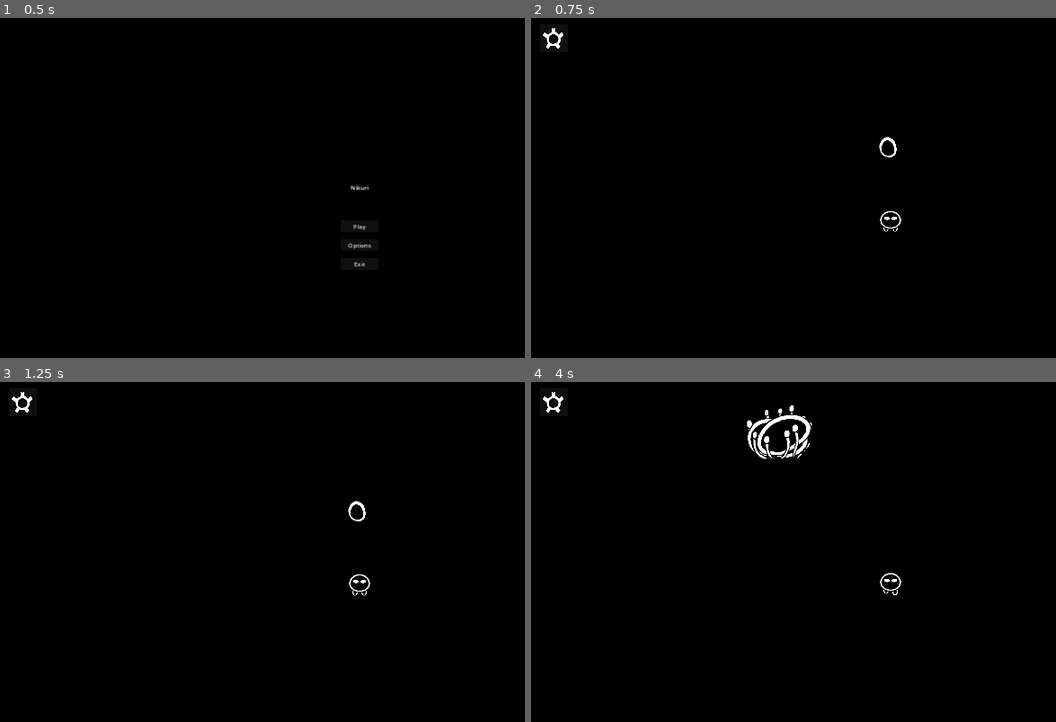
Above: before the commit, frames 1-4 (two rows, left to right).
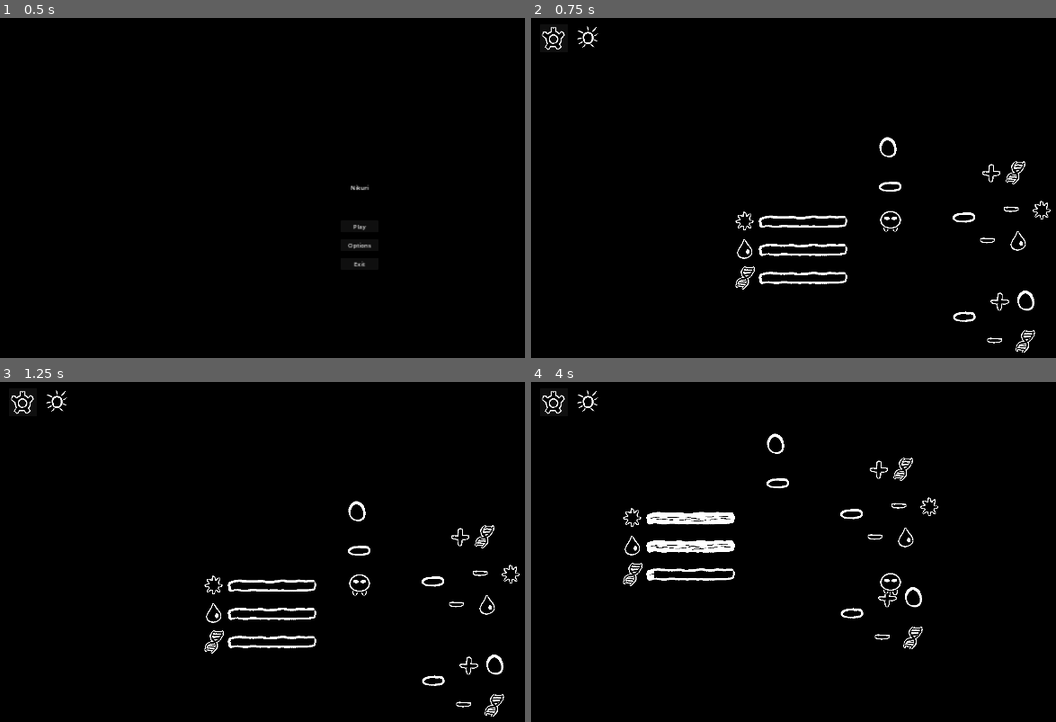
Above: after the commit, the same moments.

Repository: ondhan/nikuri
Game: Godot game, scene res://main_menu/main_menu.tscn
Same seed, same stepped clock (60 frames per second), same inputs: the game is played once before the commit and once after it.
Inputs (mouse positions are in pixels of both pictures, inside the frame that each line leads up to):
- Up to frame 1 (0.5 s): no input
- Up to frame 2 (0.75 s): click "Play" at 0.5 s
- Up to frame 3 (1.25 s): no input
- Up to frame 4 (4 s): click (552, 402) at 1.25 s; click "Resume" at 2 s; tap Enter (ui_accept) at 2.75, 3.02, 3.05, 3.32, 3.6, 3.77 s; move the mouse to (888, 586) at 2.77 s; hold D (move_right) 2.78-3.53 s; hold E (TEST, bound only after the commit) 2.78-3.53 s; click (888, 586) at 2.92 s; move the mouse to (746, 603) at 3.52 s; hold S (move_down) from 3.53 s (still down); tap E (TEST, bound only after the commit) at 3.8 s

Frame 1 is identical in both runs. In frame 2, 2.0% of the frame differs, in the area x 2-99%, y 2-99%; in frame 3, 2.0%; in frame 4, 3.3%, in the area x 2-78%, y 2-79%.

Commit message:
Update 14 - hive and sun
- added sun, water, biomass resources - code, icons
- added hive menu that appears when player interacts with a hive
- known bug - after upgrading hive once all three resource bars stop showing correct values

Diff:
--- a/game_screen/game_screen.gd
+++ b/game_screen/game_screen.gd
@@ -1,6 +1,11 @@
 extends Node2D
 
+
 var time = "day"
+
+
+func _ready() -> void:
+	_set_time()
 
 
 # Called every frame. 'delta' is the elapsed time since the previous frame.
@@ -31,14 +36,19 @@
 
 
 # changes day to night once timer stops
-func _on_timer_timeout() -> void:
+func _on_day_cycle_timer_timeout() -> void:
 	if time == "day":
-		print("switching to night")
+		#print("switching to night")
 		time = "night"
 		$Camera/CanvasLayer/DayIcon.hide()
 		$Camera/CanvasLayer/NightIcon.show()
 	else:
-		print("switching to day")
+		#print("switching to day")
 		time = "day"
 		$Camera/CanvasLayer/DayIcon.show()
 		$Camera/CanvasLayer/NightIcon.hide()
+
+
+func _on_seconds_timer_timeout() -> void:
+	if time == "day":
+		$MainHive._resource_counter_change("sun", 0.5)
--- a/game_screen/game_screen.tscn
+++ b/game_screen/game_screen.tscn
@@ -7,6 +7,7 @@
 [ext_resource type="Script" path="res://game_screen/main_hive.gd" id="2_vcyq3"]
 [ext_resource type="Texture2D" uid="uid://rw7ryhdw8qm2" path="res://assets/nikuri/idle_n_1.png" id="3_3xhl5"]
 [ext_resource type="Texture2D" uid="uid://dtvup02g43klp" path="res://assets/buildings/main_hive/main_hive_2_1.png" id="3_evuny"]
+[ext_resource type="Texture2D" uid="uid://chmaqqujlm4si" path="res://assets/icons/icon_interact_cycle.png" id="3_svlki"]
 [ext_resource type="Texture2D" uid="uid://e483wpd61u3f" path="res://assets/nikuri/idle_n_2.png" id="4_rd3nm"]
 [ext_resource type="Texture2D" uid="uid://dbpt7vpoc7anw" path="res://assets/buildings/main_hive/main_hive_2_2.png" id="4_ysggw"]
 [ext_resource type="Texture2D" uid="uid://bxhuur60ds3j4" path="res://assets/nikuri/idle_n_3.png" id="5_026x7"]
@@ -27,18 +28,26 @@
 [ext_resource type="Texture2D" uid="uid://bp73xhmugoso7" path="res://assets/nikuri/idle_s_3.png" id="13_j6xjy"]
 [ext_resource type="Texture2D" uid="uid://bpjwfbb4d6e5j" path="res://assets/nikuri/idle_s_4.png" id="14_1erwv"]
 [ext_resource type="Texture2D" uid="uid://evg8vxxr428f" path="res://assets/nikuri/idle_e_1.png" id="14_hyp0o"]
+[ext_resource type="Texture2D" uid="uid://bcamptfd4omih" path="res://assets/bars/bar_under.png" id="14_ykafg"]
+[ext_resource type="Texture2D" uid="uid://cuoaxuruee14q" path="res://assets/bars/bar_border.png" id="15_0rmaj"]
 [ext_resource type="Texture2D" uid="uid://d68f7koutrdd" path="res://assets/nikuri/idle_e_2.png" id="15_3uwvc"]
 [ext_resource type="Texture2D" uid="uid://bexsh6i3ocw6p" path="res://assets/nikuri/idle_sw_1.png" id="15_bxj8h"]
+[ext_resource type="Texture2D" uid="uid://bddgox25djio2" path="res://assets/bars/bar_fill.png" id="16_0ii00"]
 [ext_resource type="Texture2D" uid="uid://ugyakockid2t" path="res://assets/nikuri/idle_e_3.png" id="16_3afv8"]
 [ext_resource type="Texture2D" uid="uid://dwmfbu0aar0m2" path="res://assets/nikuri/idle_sw_2.png" id="16_nx1gq"]
 [ext_resource type="Texture2D" uid="uid://s883sya612fg" path="res://assets/nikuri/idle_e_4.png" id="17_2bxhn"]
 [ext_resource type="Texture2D" uid="uid://cdv6m26aqsd4f" path="res://assets/nikuri/idle_sw_3.png" id="17_giwdr"]
+[ext_resource type="Texture2D" uid="uid://d7eo6p5rih0a" path="res://assets/icons/icon_sun.png" id="17_l8qtu"]
 [ext_resource type="Texture2D" uid="uid://dbgurl30p8ko3" path="res://assets/nikuri/idle_sw_4.png" id="18_vwvis"]
+[ext_resource type="Texture2D" uid="uid://dc28yu4o8e7ue" path="res://assets/icons/icon_water.png" id="18_xtp1l"]
 [ext_resource type="Texture2D" uid="uid://bddtlyetfpt8i" path="res://assets/nikuri/idle_w_1.png" id="19_aifxy"]
+[ext_resource type="Texture2D" uid="uid://cll5teoj1mjf8" path="res://assets/icons/icon_biomass.png" id="19_q544m"]
 [ext_resource type="Texture2D" uid="uid://02xawp3qpc82" path="res://assets/nikuri/idle_w_2.png" id="20_grweb"]
+[ext_resource type="Texture2D" uid="uid://bhrp4caa37uia" path="res://assets/icons/icon_plus.png" id="21_61u3r"]
 [ext_resource type="Texture2D" uid="uid://ddup8i47jdhjk" path="res://assets/nikuri/idle_w_3.png" id="21_lsslf"]
 [ext_resource type="Texture2D" uid="uid://m7n8cpkrkvs5" path="res://assets/nikuri/idle_w_4.png" id="22_l8mgp"]
 [ext_resource type="Texture2D" uid="uid://brvbj4ti6yex2" path="res://assets/nikuri/idle_ne_1.png" id="22_q5rem"]
+[ext_resource type="Texture2D" uid="uid://ddj235vt2871" path="res://assets/icons/icon_minus.png" id="22_umres"]
 [ext_resource type="Texture2D" uid="uid://dmywwmm7ga4l5" path="res://assets/nikuri/move_n_1.png" id="23_1ojna"]
 [ext_resource type="Texture2D" uid="uid://8h8w37gqpem2" path="res://assets/nikuri/idle_ne_2.png" id="23_qyqd2"]
 [ext_resource type="Texture2D" uid="uid://ccsajqyartfg0" path="res://assets/nikuri/move_n_2.png" id="24_cxk0r"]
@@ -81,12 +90,13 @@
 [ext_resource type="Texture2D" uid="uid://cbblsqbx5k2cx" path="res://assets/nikuri/move_se_2.png" id="67_lrd3u"]
 [ext_resource type="Texture2D" uid="uid://dv2efyt84elxo" path="res://assets/nikuri/move_se_3.png" id="68_eq6gm"]
 [ext_resource type="Texture2D" uid="uid://bkgafmtajgu3a" path="res://assets/nikuri/move_se_4.png" id="69_pp7rv"]
+[ext_resource type="Script" path="res://game_screen/resource_control.gd" id="82_2utfl"]
 
 [sub_resource type="WorldBoundaryShape2D" id="WorldBoundaryShape2D_y70dm"]
 
 [sub_resource type="CapsuleShape2D" id="CapsuleShape2D_n718v"]
-radius = 49.0
-height = 198.0
+radius = 18.0
+height = 66.0
 
 [sub_resource type="SpriteFrames" id="SpriteFrames_yppow"]
 animations = [{
@@ -509,13 +519,19 @@
 position = Vector2(0, -200)
 script = ExtResource("2_vcyq3")
 
-[node name="InteractArea" type="Area2D" parent="MainHive"]
-position = Vector2(-62, -1)
-
-[node name="CollisionShape2D" type="CollisionShape2D" parent="MainHive/InteractArea"]
-position = Vector2(65, 204)
+[node name="HiveInteractArea" type="Area2D" parent="MainHive"]
+position = Vector2(-65, 0)
+collision_layer = 2
+collision_mask = 2
+
+[node name="CollisionShape2D" type="CollisionShape2D" parent="MainHive/HiveInteractArea"]
+position = Vector2(65, 261)
 rotation = 1.5708
 shape = SubResource("CapsuleShape2D_n718v")
+
+[node name="Sprite2D" type="Sprite2D" parent="MainHive/HiveInteractArea"]
+position = Vector2(64, 258)
+texture = ExtResource("3_svlki")
 
 [node name="Phase1" type="StaticBody2D" parent="MainHive"]
 
@@ -564,8 +580,126 @@
 position = Vector2(4, 120)
 shape = SubResource("CapsuleShape2D_rn5fc")
 
+[node name="ResourceControl" type="Control" parent="MainHive"]
+layout_mode = 3
+anchors_preset = 0
+offset_left = -107.0
+offset_top = -22.0
+offset_right = -67.0
+offset_bottom = 18.0
+script = ExtResource("82_2utfl")
+
+[node name="SunProgressBar" type="TextureProgressBar" parent="MainHive/ResourceControl"]
+offset_left = -250.0
+offset_top = 350.0
+offset_bottom = 400.0
+texture_under = ExtResource("14_ykafg")
+texture_over = ExtResource("15_0rmaj")
+texture_progress = ExtResource("16_0ii00")
+tint_under = Color(0, 0, 0, 1)
+
+[node name="SunIcon" type="Sprite2D" parent="MainHive/ResourceControl/SunProgressBar"]
+position = Vector2(-31, 23)
+texture = ExtResource("17_l8qtu")
+
+[node name="WaterProgressBar" type="TextureProgressBar" parent="MainHive/ResourceControl"]
+offset_left = -250.0
+offset_top = 425.0
+offset_bottom = 475.0
+texture_under = ExtResource("14_ykafg")
+texture_over = ExtResource("15_0rmaj")
+texture_progress = ExtResource("16_0ii00")
+tint_under = Color(0, 0, 0, 1)
+
+[node name="WaterIcon" type="Sprite2D" parent="MainHive/ResourceControl/WaterProgressBar"]
+position = Vector2(-33, 23)
+texture = ExtResource("18_xtp1l")
+
+[node name="BiomassProgressBar" type="TextureProgressBar" parent="MainHive/ResourceControl"]
+offset_left = -250.0
+offset_top = 500.0
+offset_bottom = 550.0
+texture_under = ExtResource("14_ykafg")
+texture_over = ExtResource("15_0rmaj")
+texture_progress = ExtResource("16_0ii00")
+tint_under = Color(0, 0, 0, 1)
+
+[node name="BiomassIcon" type="Sprite2D" parent="MainHive/ResourceControl/BiomassProgressBar"]
+position = Vector2(-30, 24)
+texture = ExtResource("19_q544m")
+
+[node name="BiomassInteractArea" type="Area2D" parent="MainHive/ResourceControl"]
+position = Vector2(239, 104)
+collision_layer = 2
+collision_mask = 2
+
+[node name="CollisionShape2D" type="CollisionShape2D" parent="MainHive/ResourceControl/BiomassInteractArea"]
+position = Vector2(65, 261)
+rotation = 1.5708
+shape = SubResource("CapsuleShape2D_n718v")
+
+[node name="Sprite2D" type="Sprite2D" parent="MainHive/ResourceControl/BiomassInteractArea"]
+position = Vector2(64, 258)
+texture = ExtResource("3_svlki")
+
+[node name="Sprite2D2" type="Sprite2D" parent="MainHive/ResourceControl/BiomassInteractArea"]
+position = Vector2(203, 140)
+texture = ExtResource("19_q544m")
+
+[node name="Sprite2D3" type="Sprite2D" parent="MainHive/ResourceControl/BiomassInteractArea"]
+position = Vector2(137, 145)
+texture = ExtResource("21_61u3r")
+
+[node name="Sprite2D4" type="Sprite2D" parent="MainHive/ResourceControl/BiomassInteractArea"]
+position = Vector2(190, 241)
+texture = ExtResource("22_umres")
+
+[node name="Sprite2D5" type="Sprite2D" parent="MainHive/ResourceControl/BiomassInteractArea"]
+position = Vector2(273, 240)
+texture = ExtResource("17_l8qtu")
+
+[node name="Sprite2D6" type="Sprite2D" parent="MainHive/ResourceControl/BiomassInteractArea"]
+position = Vector2(127, 324)
+texture = ExtResource("22_umres")
+
+[node name="Sprite2D7" type="Sprite2D" parent="MainHive/ResourceControl/BiomassInteractArea"]
+position = Vector2(208, 322)
+texture = ExtResource("18_xtp1l")
+
+[node name="HiveGrowInteractArea" type="Area2D" parent="MainHive/ResourceControl"]
+position = Vector2(240, 369)
+collision_layer = 2
+collision_mask = 2
+
+[node name="CollisionShape2D" type="CollisionShape2D" parent="MainHive/ResourceControl/HiveGrowInteractArea"]
+position = Vector2(65, 261)
+rotation = 1.5708
+shape = SubResource("CapsuleShape2D_n718v")
+
+[node name="Sprite2D" type="Sprite2D" parent="MainHive/ResourceControl/HiveGrowInteractArea"]
+position = Vector2(64, 258)
+texture = ExtResource("3_svlki")
+
+[node name="Sprite2D2" type="Sprite2D" parent="MainHive/ResourceControl/HiveGrowInteractArea"]
+position = Vector2(235, 62)
+texture = ExtResource("2_sqehh")
+
+[node name="Sprite2D3" type="Sprite2D" parent="MainHive/ResourceControl/HiveGrowInteractArea"]
+position = Vector2(159, 223)
+texture = ExtResource("21_61u3r")
+
+[node name="Sprite2D4" type="Sprite2D" parent="MainHive/ResourceControl/HiveGrowInteractArea"]
+position = Vector2(145, 326)
+texture = ExtResource("22_umres")
+
+[node name="Sprite2D5" type="Sprite2D" parent="MainHive/ResourceControl/HiveGrowInteractArea"]
+position = Vector2(228, 325)
+texture = ExtResource("19_q544m")
+
 [node name="Player" type="CharacterBody2D" parent="."]
 position = Vector2(0, 150)
+collision_layer = 3
+collision_mask = 3
 script = ExtResource("2_2qj2a")
 metadata/_edit_group_ = true
 
@@ -591,9 +725,12 @@
 
 [node name="CanvasLayer" type="CanvasLayer" parent="Camera"]
 
-[node name="Timer" type="Timer" parent="Camera/CanvasLayer"]
+[node name="DayCycleTimer" type="Timer" parent="Camera/CanvasLayer"]
 process_callback = 0
-wait_time = 5.0
+wait_time = 180.0
+autostart = true
+
+[node name="SecondsTimer" type="Timer" parent="Camera/CanvasLayer"]
 autostart = true
 
 [node name="DayIcon" type="Sprite2D" parent="Camera/CanvasLayer"]
@@ -680,10 +817,15 @@
 grow_vertical = 2
 text = "Exit"
 
-[connection signal="body_entered" from="MainHive/InteractArea" to="MainHive" method="_on_interact_area_body_entered"]
-[connection signal="body_exited" from="MainHive/InteractArea" to="MainHive" method="_on_interact_area_body_exited"]
+[connection signal="body_entered" from="MainHive/HiveInteractArea" to="MainHive" method="_on_interact_area_body_entered"]
+[connection signal="body_exited" from="MainHive/HiveInteractArea" to="MainHive" method="_on_interact_area_body_exited"]
+[connection signal="body_entered" from="MainHive/ResourceControl/BiomassInteractArea" to="MainHive" method="_on_biomass_interact_area_body_entered"]
+[connection signal="body_exited" from="MainHive/ResourceControl/BiomassInteractArea" to="MainHive" method="_on_biomass_interact_area_body_exited"]
+[connection signal="body_entered" from="MainHive/ResourceControl/HiveGrowInteractArea" to="MainHive" method="_on_hive_grow_interact_area_body_entered"]
+[connection signal="body_exited" from="MainHive/ResourceControl/HiveGrowInteractArea" to="MainHive" method="_on_hive_grow_interact_area_body_exited"]
 [connection signal="input_event" from="Player" to="MainHive" method="_on_player_input_event"]
-[connection signal="timeout" from="Camera/CanvasLayer/Timer" to="." method="_on_timer_timeout"]
+[connection signal="timeout" from="Camera/CanvasLayer/DayCycleTimer" to="." method="_on_day_cycle_timer_timeout"]
+[connection signal="timeout" from="Camera/CanvasLayer/SecondsTimer" to="." method="_on_seconds_timer_timeout"]
 [connection signal="pressed" from="Camera/CanvasLayer/PauseButton" to="." method="_on_pause_button_pressed"]
 [connection signal="pressed" from="Camera/CanvasLayer/PauseScreen/ResumeButton" to="Camera/CanvasLayer/PauseScreen" method="_on_resume_button_pressed"]
 [connection signal="pressed" from="Camera/CanvasLayer/PauseScreen/MainMenuButton" to="Camera/CanvasLayer/PauseScreen" method="_on_main_menu_button_pressed"]
--- a/game_screen/main_hive.gd
+++ b/game_screen/main_hive.gd
@@ -1,17 +1,65 @@
 extends Node2D
+
+
+class_name MainHive
+
 
 # indicates base phase
 var current_phase = 1
-var can_interact = false
+var can_interact_hive = false
+var can_interact_biomass = false
+var can_interact_upgrade = false
+var currentSun = 0;
+var maxSun = 100;
+var currentWater = 0;
+var maxWater = 100;
+var currentBiomass = 0;
+var maxBiomass = 100;
 
 
 # Called when the node enters the scene tree for the first time.
 func _ready() -> void:
 	_phase_setter()
 
+
+# manages player input
 func _input(event):
-	if event.is_action_pressed("ui_accept") and can_interact == true:
-		_upgrade_hive()
+	# main hive upgrade menu
+	if event.is_action_pressed("ui_accept") and can_interact_hive == true:
+		print("hive menu opened")
+		if $ResourceControl.is_visible() == true:
+			$ResourceControl.hide()
+		else:
+			$ResourceControl.show()
+	# buy biomass
+	if event.is_action_pressed("ui_accept") and can_interact_biomass == true:
+		if currentSun >= 30 and currentWater >= 20 and currentBiomass < maxBiomass:
+			print("biomass bought")
+			_resource_counter_change("sun", -30)
+			_resource_counter_change("water",-20)
+			_resource_counter_change("biomass", 10)
+	# upgrade hive
+	if event.is_action_pressed("ui_accept") and can_interact_upgrade == true:
+		if current_phase == 1 and currentBiomass == maxBiomass:
+			_resource_counter_change("biomass", -100)
+			_upgrade_hive()
+			print("hive upgraded")
+		elif current_phase == 2 and currentBiomass == maxBiomass:
+			_resource_counter_change("biomass", -250)
+			_upgrade_hive()
+			print("hive upgraded")
+		elif current_phase == 3 and currentBiomass == maxBiomass:
+			_resource_counter_change("biomass", -400)
+			_upgrade_hive()
+			print("hive upgraded")
+	if event.is_action_pressed("TEST"):
+			_resource_counter_change("sun", 100)
+			_resource_counter_change("water", 100)
+			#_resource_counter_change("biomass", 100)
+			print("current sun ", currentSun)
+			print("current water ", currentWater)
+			print("current biomass ", currentBiomass)
+			print("current phase ", current_phase)
 
 # Called every frame. 'delta' is the elapsed time since the previous frame.
 func _process(delta: float) -> void:
@@ -27,22 +75,39 @@
 		$Phase1/AnimatedSprite2D.animation = "phase_1"
 		$Phase1/AnimatedSprite2D.play()
 		hive.show()
+		maxBiomass = 100
+		maxSun = 100
+		maxWater = 100
 	elif current_phase == 2:
 		hive = get_node("Phase2")
 		$Phase2/AnimatedSprite2D.animation = "phase_2"
 		$Phase2/AnimatedSprite2D.play()
 		hive.show()
+		maxBiomass = 250
+		maxSun = 300
+		maxWater = 300
 	elif current_phase == 3:
 		hive = get_node("Phase3")
 		$Phase2/AnimatedSprite2D.animation = "phase_3"
 		$Phase2/AnimatedSprite2D.play()
 		hive.show()
+		maxBiomass = 400
+		maxSun = 600
+		maxWater = 600
 	elif current_phase == 4:
 		hive = get_node("Phase4")
 		$Phase2/AnimatedSprite2D.animation = "phase_4"
 		$Phase2/AnimatedSprite2D.play()
 		hive.show()
-
+		maxBiomass = 550
+		maxSun = 1000
+		maxWater = 1000
+	var sunBarProgress = (maxSun/100) * currentSun
+	$ResourceControl.set_sun_value(sunBarProgress)
+	var waterBarProgress = (maxWater/100) * currentWater
+	$ResourceControl.set_water_value(waterBarProgress)
+	var biomassBarProgress = (maxBiomass/100) * currentBiomass
+	$ResourceControl.set_biomass_value(biomassBarProgress)
 
 # upgrades hive and calls the _phase_setter()
 func _upgrade_hive() -> void:
@@ -51,11 +116,55 @@
 		_phase_setter()
 
 
+# detects player in range
 func _on_interact_area_body_entered(body: Node2D) -> void:
 	print("hive interaction enabled")
-	can_interact = true
+	can_interact_hive = true
 
 
+# detects player no longer in range
 func _on_interact_area_body_exited(body: Node2D) -> void:
 	print("hive interaction disabled")
-	can_interact = false
+	can_interact_hive = false
+
+
+# changes resource count
+func _resource_counter_change(resource, change):
+	if resource == "sun":
+		currentSun += change
+		if currentSun > maxSun:
+			currentSun = maxSun
+		var sunBarProgress = (maxSun/100) * currentSun
+		$ResourceControl.set_sun_value(sunBarProgress)
+	if resource == "water":
+		currentWater += change
+		if currentWater > maxWater:
+			currentWater = maxWater
+		var waterBarProgress = (maxWater/100) * currentWater
+		$ResourceControl.set_water_value(waterBarProgress)
+	if resource == "biomass":
+		currentBiomass += change
+		if currentBiomass > maxBiomass:
+			currentBiomass = maxBiomass
+		var biomassBarProgress = (maxBiomass/100) * currentBiomass
+		$ResourceControl.set_biomass_value(biomassBarProgress)
+
+
+func _on_biomass_interact_area_body_entered(body: Node2D) -> void:
+	can_interact_biomass = true
+	print("biomass upgrade enabled")
+
+
+func _on_biomass_interact_area_body_exited(body: Node2D) -> void:
+	can_interact_biomass = false
+	print("biomass upgrade disabled")
+
+
+func _on_hive_grow_interact_area_body_entered(body: Node2D) -> void:
+	can_interact_upgrade = true
+	print("hive upgrade enabled")
+
+
+func _on_hive_grow_interact_area_body_exited(body: Node2D) -> void:
+	can_interact_upgrade = false
+	print("hive upgrade disabled")
--- a/game_screen/player.gd
+++ b/game_screen/player.gd
@@ -31,28 +31,28 @@
 		$AnimatedSprite2D.play()
 	else:
 		if last_move_anim == "e":
-			print("idling east")
+			#print("idling east")
 			$AnimatedSprite2D.animation = "idle_e"
 		elif last_move_anim == "ne":
-			print("idling northeast")
+			#print("idling northeast")
 			$AnimatedSprite2D.animation = "idle_ne"
 		elif last_move_anim == "se":
-			print("idling southeast")
+			#print("idling southeast")
 			$AnimatedSprite2D.animation = "idle_se"
 		elif last_move_anim == "w":
-			print("idling west")
+			#print("idling west")
 			$AnimatedSprite2D.animation = "idle_w"
 		elif last_move_anim == "nw":
-			print("idling northwest")
+			#print("idling northwest")
 			$AnimatedSprite2D.animation = "idle_nw"
 		elif last_move_anim == "sw":
-			print("idling southwest")
+			#print("idling southwest")
 			$AnimatedSprite2D.animation = "idle_sw"
 		elif last_move_anim == "s":
-			print("idling south")
+			#print("idling south")
 			$AnimatedSprite2D.animation = "idle_s"
 		elif last_move_anim == "n":
-			print("idling north")
+			#print("idling north")
 			$AnimatedSprite2D.animation = "idle_n"
 
 	# changes player position
@@ -61,37 +61,37 @@
 	# sets movement animation
 	if velocity.x != 0 and velocity.y == 0:
 		if Input.is_action_pressed("move_right"):
-			print("moving east")
+			#print("moving east")
 			$AnimatedSprite2D.animation = "move_e"
 			last_move_anim = "e"
 		if Input.is_action_pressed("move_left"):
-			print("moving west")
+			#print("moving west")
 			$AnimatedSprite2D.animation = "move_w"
 			last_move_anim = "w"
 	elif velocity.x == 0 and velocity.y != 0:
 		if Input.is_action_pressed("move_down"):
-			print("moving south")
+			#print("moving south")
 			$AnimatedSprite2D.animation = "move_s"
 			last_move_anim = "s"
 		if Input.is_action_pressed("move_up"):
-			print("moving north")
+			#print("moving north")
 			$AnimatedSprite2D.animation = "move_n"
 			last_move_anim = "n"
 	elif velocity.x != 0 and velocity.y != 0:
 		if Input.is_action_pressed("move_down") and Input.is_action_pressed("move_left"):
-			print("moving southwest")
+			#print("moving southwest")
 			$AnimatedSprite2D.animation = "move_sw"
 			last_move_anim = "sw"
 		if Input.is_action_pressed("move_down") and Input.is_action_pressed("move_right"):
-			print("moving southeast")
+			#print("moving southeast")
 			$AnimatedSprite2D.animation = "move_se"
 			last_move_anim = "se"
 		if Input.is_action_pressed("move_up") and Input.is_action_pressed("move_left"):
-			print("moving northwest")
+			#print("moving northwest")
 			$AnimatedSprite2D.animation = "move_nw"
 			last_move_anim = "nw"
 		if Input.is_action_pressed("move_up") and Input.is_action_pressed("move_right"):
-			print("moving northeast")
+			#print("moving northeast")
 			$AnimatedSprite2D.animation = "move_ne"
 			last_move_anim = "ne"
 
@@ -100,5 +100,5 @@
 func _physics_process(delta):
 	var collision_info = move_and_collide(velocity * delta)
 	if collision_info:
-		print("collision with an object")
+		#print("collision with an object")
 		velocity = velocity.bounce(collision_info.get_normal())
--- /dev/null
+++ b/game_screen/resource_control.gd
@@ -0,0 +1,18 @@
+extends Control
+
+
+# Called when the node enters the scene tree for the first time.
+func _ready() -> void:
+	pass # Replace with function body.
+
+
+func set_sun_value(value):
+	$SunProgressBar.value = value
+
+
+func set_water_value(value):
+	$WaterProgressBar.value = value
+
+
+func set_biomass_value(value):
+	$BiomassProgressBar.value = value
--- a/project.godot
+++ b/project.godot
@@ -52,3 +52,8 @@
 , Object(InputEventKey,"resource_local_to_scene":false,"resource_name":"","device":-1,"window_id":0,"alt_pressed":false …(186 unchanged characters)…
 ]
 }
+TEST={
+"deadzone": 0.5,
+"events": [Object(InputEventKey,"resource_local_to_scene":false,"resource_name":"","device":-1,"window_id":0,"alt_pressed":false,"shift_pressed":false,"ctrl_pressed":false,"meta_pressed":false,"pressed":false,"keycode":0,"physical_keycode":69,"key_label":0,"unicode":101,"location":0,"echo":false,"script":null)
+]
+}
Binary file added: assets/bars/bar_border.png
Not shown, added: assets/bars/bar_border.png.import
Binary file added: assets/bars/bar_fill.png
Not shown, added: assets/bars/bar_fill.png.import
Binary file added: assets/bars/bar_under.png
Not shown, added: assets/bars/bar_under.png.import
Binary file added: assets/icons/icon_biomass.png
Not shown, added: assets/icons/icon_biomass.png.import
Binary file added: assets/icons/icon_interact_cycle.png
Not shown, added: assets/icons/icon_interact_cycle.png.import
Binary file added: assets/icons/icon_minus.png
Not shown, added: assets/icons/icon_minus.png.import
(and 8 more such lines)
